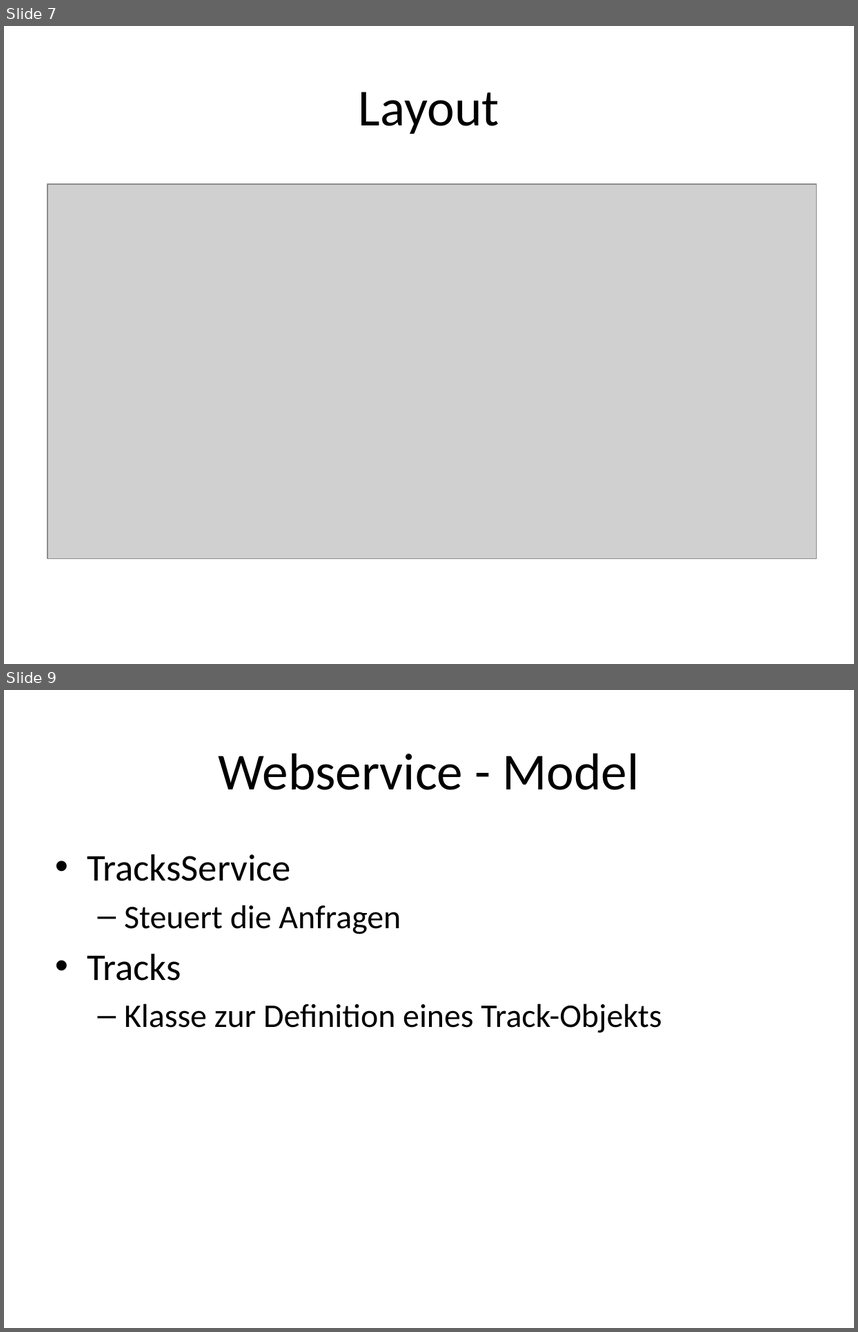
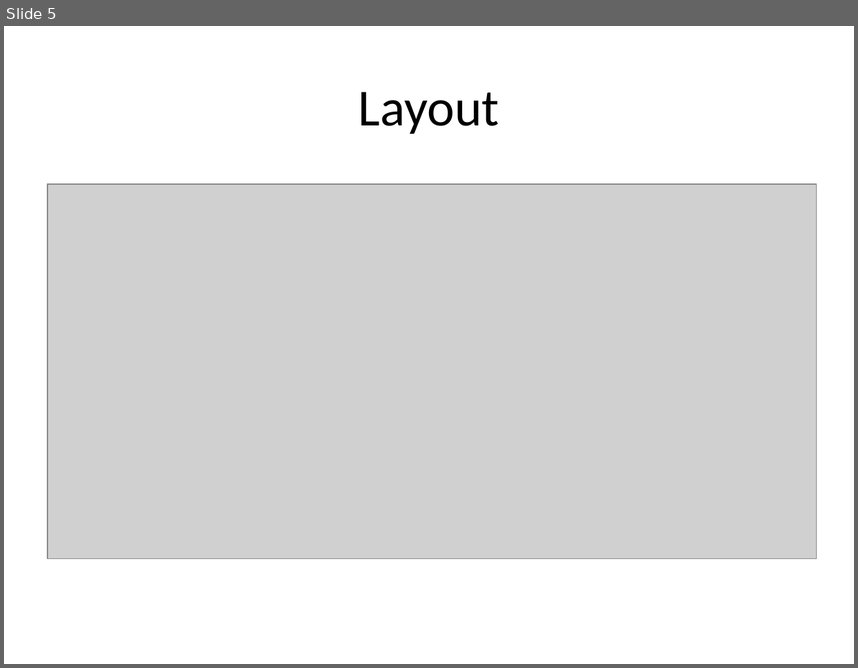
Before and after one commit to patpiech88/SportfreundeRFH, a slide deck: Dokumentation/SportfreundeRFH.pptx. Shown one above the other, each under a label of ours: slides 7 and 9 before the commit, slide 5 after it; the slides between them are not shown. The pictures are 858x1332 and 858x668 pixels, drawn with LibreOffice and Linux fonts; fonts in the diff are those of the drawing; grey boxes stand for pictures. Boxes give left, top, right and bottom in pixels: in the first picture for what was removed or moved away, otherwise in the second. Text is boxed around its words. In the diff, an @@ line names an element or a change of style, - is before the commit and + after.

```diff
--- a/Dokumentation/SportfreundeRFH.pptx
+++ b/Dokumentation/SportfreundeRFH.pptx
@@ slide 9 removed at box(4, 690, 854, 1328), background #FFFFFF @@
@@ title removed at box(218, 753, 639, 790) @@
-Webservice - Model
@@ text removed at box(87, 854, 662, 1033) @@
-• TracksService
-  – Steuert die Anfragen
-• Tracks
-  – Klasse zur Definition eines Track-Objekts
@@ what was slide 7 is now slide 5 @@
```
Also in this commit, not shown: 5 slides changed, 9 slides added, 5 other slides removed.
